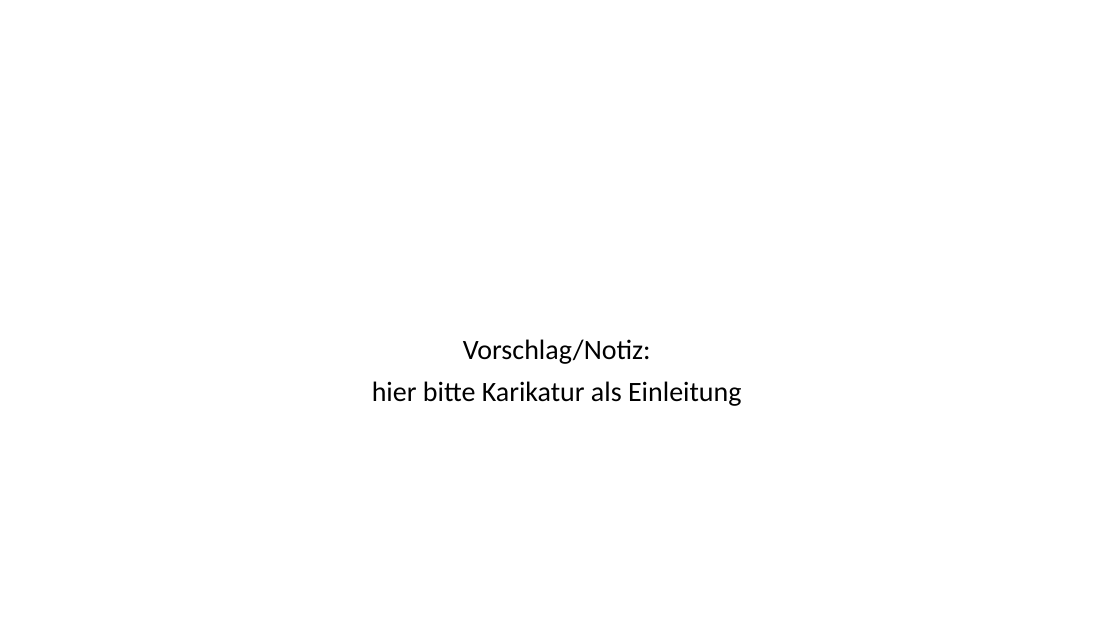
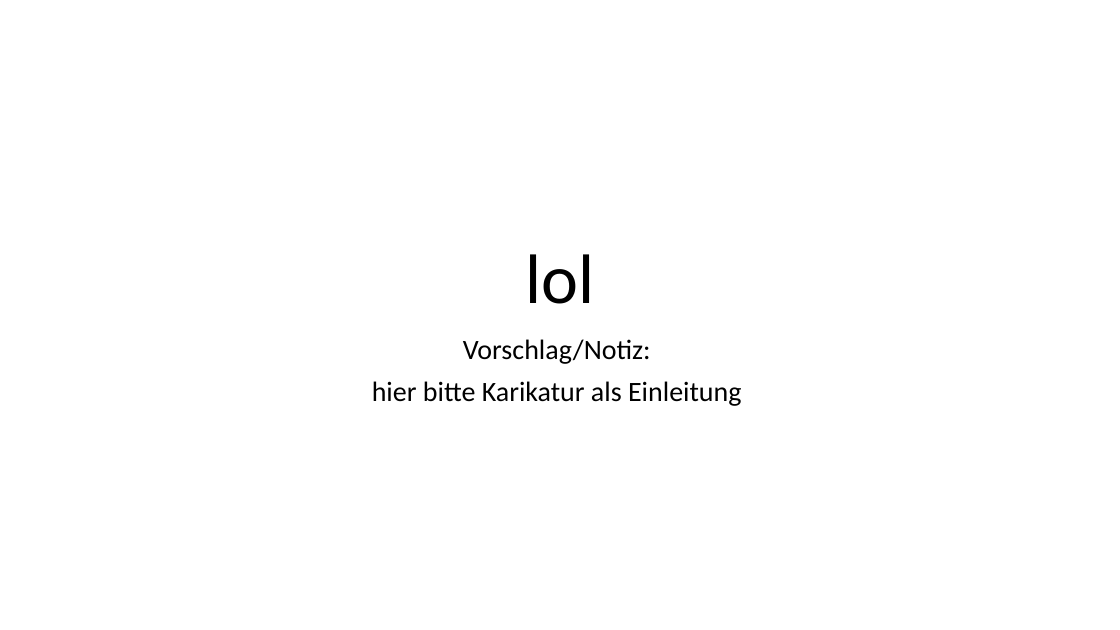
Before and after one commit to WhiteBorg/WRreferat, a slide deck: slide 1 of WR-Zielbeziehungen.pptx. Drawn at 1120x630 pixels with LibreOffice and Linux fonts; fonts in the diff are those of the drawing. Boxes give left, top, right and bottom in pixels: in the first picture for what was removed or moved away, otherwise in the second. Text is boxed around its words. In the diff, an @@ line names an element or a change of style, - is before the commit and + after.

```diff
--- a/WR-Zielbeziehungen.pptx
+++ b/WR-Zielbeziehungen.pptx
@@ title added at (x1=525, y1=254, x2=594, y2=304), 60 pt, text #000000 @@
+lol
```
